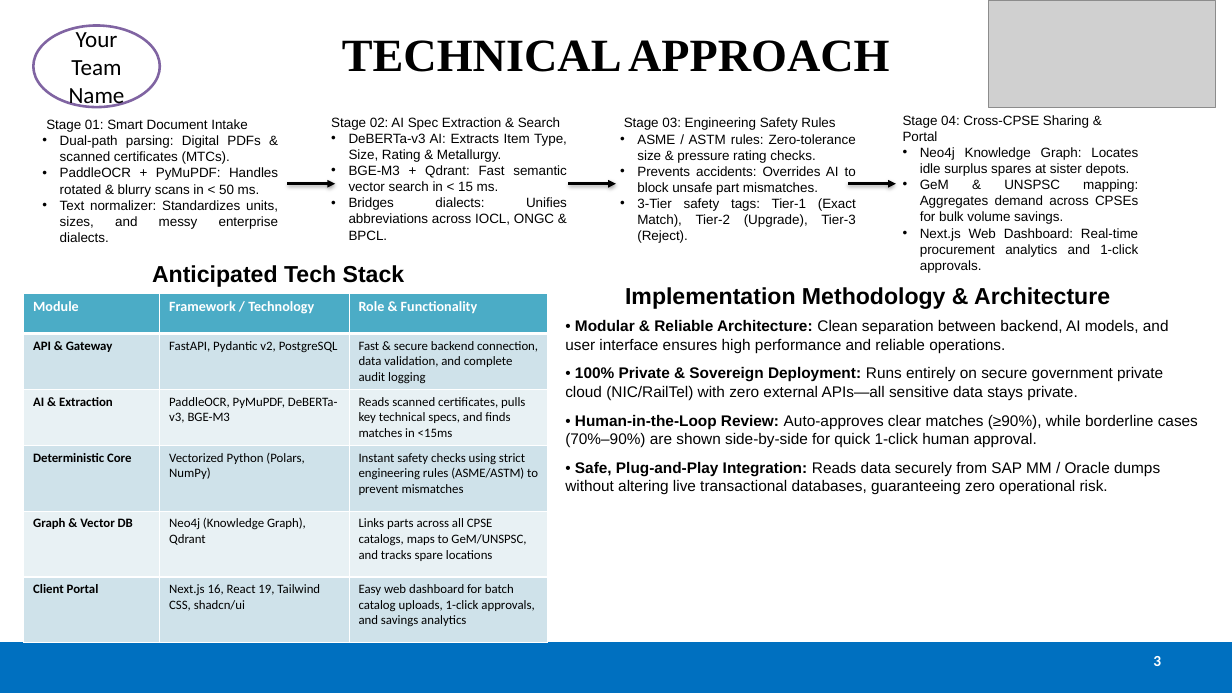
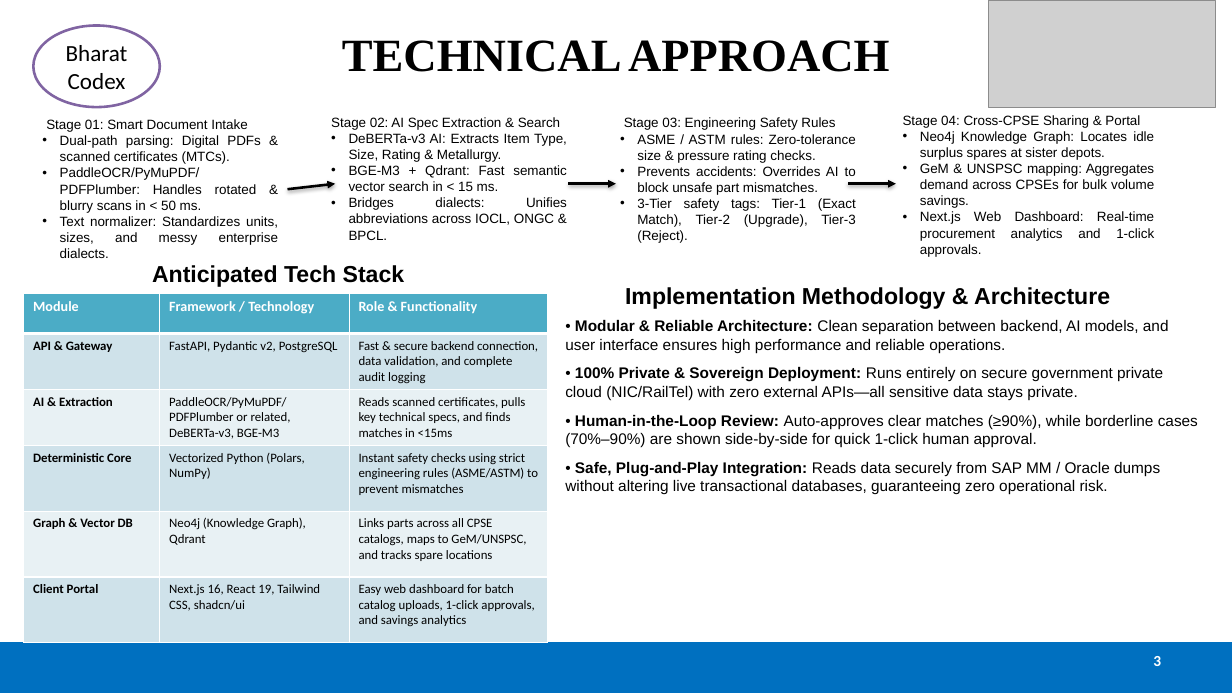
Before and after one commit to Gesicht436/Samanvay-AI, a slide deck: slide 3 of SIH_Presentation.pptx. Drawn at 1232x693 pixels with LibreOffice and Linux fonts; fonts in the diff are those of the drawing; grey boxes stand for pictures. Boxes give left, top, right and bottom in pixels: in the first picture for what was removed or moved away, otherwise in the second. Text is boxed around its words. In the diff, an @@ line names an element or a change of style, - is before the commit and + after.

```diff
--- a/SIH_Presentation.pptx
+++ b/SIH_Presentation.pptx
@@ text in ellipse at [69,28,125,109]: text changed @@
-Your Team Name
+BharatCodex
@@ text "Stage 04: Cross-CPSE Sharing & ..." rewrapped from [903,115,1138,273] to [903,115,1154,257] @@
@@ text at [60,167,257,213]: text changed @@
-• PaddleOCR + PyMuPDF: Handles rotated & blurry scans in < 50 ms.
+• PaddleOCR/PyMuPDF/PDFPlumber: Handles rotated & blurry scans in < 50 ms.
@@ arrow moved from (287, 184) - (335, 184) to (287, 189) - (335, 184) @@
@@ table at [24,293,548,641] @@
-row 3, column 2: PaddleOCR, PyMuPDF, DeBERTa-v3, BGE-M3
+row 3, column 2: PaddleOCR/PyMuPDF/PDFPlumber or related, DeBERTa-v3, BGE-M3
```
Also in this commit, not shown: 5 other slides changed, 2 other files.
